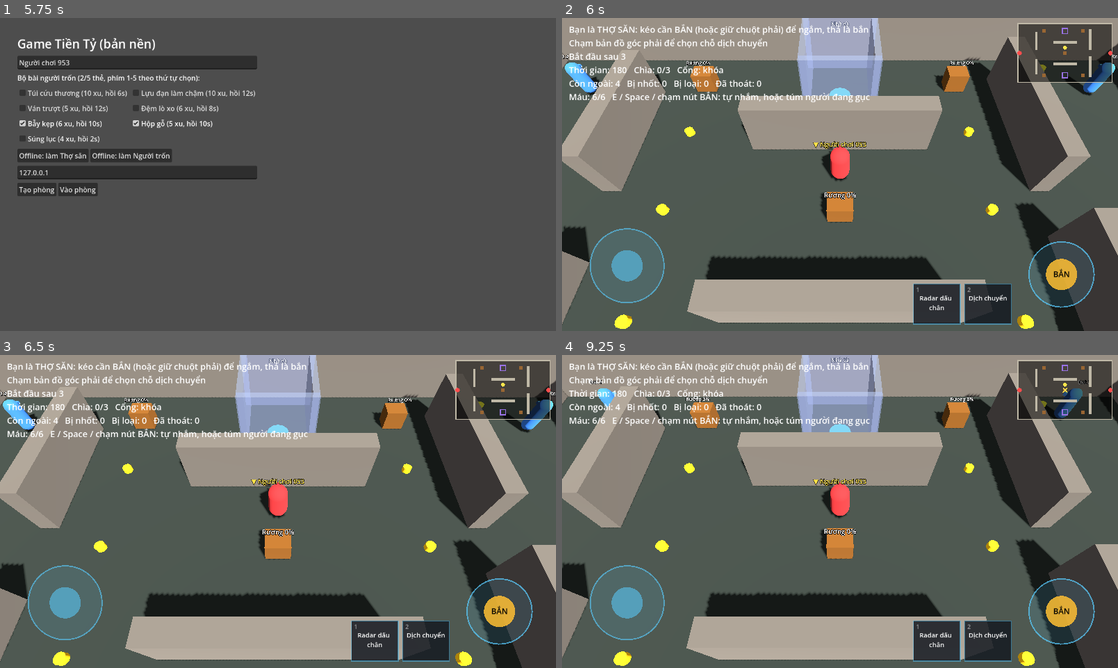
Above: before the commit, frames 1-4 (two rows, left to right).
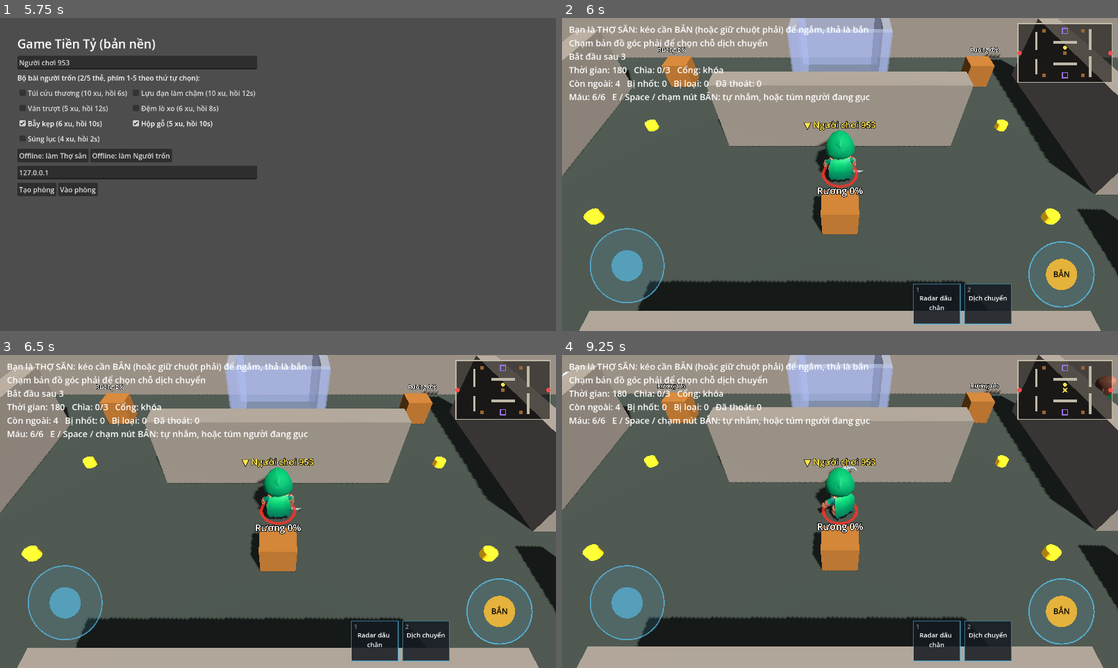
Above: after the commit, the same moments.

Repository: quanace11/gametienty
Game: Godot game, scene res://main.tscn
Two runs of this game, one before a commit and one after it. Both use one fixed random seed, a clock stepped at 60 frames per second and the inputs below.
Inputs (mouse positions are in pixels of both pictures, inside the frame that each line leads up to):
- Up to frame 1 (5.75 s): click "Túi cứu thương (10 xu, hồi 6s)" at 0.5 s; click "Lựu đạn làm chậm (10 xu, hồi …" at 1.25 s; click "Ván trượt (5 xu, hồi 12s)" at 2 s; click "Đệm lò xo (6 xu, hồi 8s)" at 2.75 s; click "Bẫy kẹp (6 xu, hồi 10s)" at 3.5 s; click "Hộp gỗ (5 xu, hồi 10s)" at 4.25 s; click "Súng lục (4 xu, hồi 2s)" at 5 s
- Up to frame 2 (6 s): click "Offline: làm Thợ săn" at 5.75 s
- Up to frame 3 (6.5 s): no input
- Up to frame 4 (9.25 s): tap Enter at 6.5, 8 s; drag from (1062, 389) to (895, 442) at 6.52 s; tap Space at 7.25, 8.75 s; drag from (728, 527) to (812, 574) at 7.27 s; move the mouse to (895, 442) at 8.02 s; hold D (move_right) 8.03-8.75 s; tap Q at 8.1 s; drag from (812, 574) to (673, 464) at 8.77 s

Frame 1 is identical in both runs. In frame 2, 43% of the frame differs, in the area x 0-100%, y 0-100%; in frame 3, 43%; in frame 4, 43%.

Commit message:
Nhân vật chibi KayKit có animation, camera gần hơn, README ghi tiến độ
- Thay khối capsule bằng 5 nhân vật chibi KayKit Adventurers (CC0): thợ săn
  là Rogue trùm đầu cầm nỏ (vòng đỏ dưới chân), người trốn là Knight / Mage /
  Rogue / Barbarian. Đã cắt còn 11 animation, mỗi file ~0.8 MB, dưới 5k tam
  giác. Server headless không dựng model.
- Animation chọn trên từng máy theo trạng thái và tốc độ (đứng, chạy, gục,
  ngồi tù, bay, bắn, bị trúng, ném), không gửi thêm gì qua mạng.
- Camera gần và nghiêng hơn để thấy rõ nhân vật.
- README: mục Tiến độ (đã làm, còn lại theo thứ tự) và bảng nguồn asset.

Co-Authored-By: Claude Opus 5.5 (1M context) <noreply@anthropic.com>
Claude-Session: https://claude.ai/code/session_01PZHPhokRVwCGpRS8Jn3sKo

Diff:
--- a/Player/follow_camera.gd
+++ b/Player/follow_camera.gd
@@ -3,7 +3,7 @@
 ## Không xoay theo nhân vật (top_level). Muốn camera xoay thì trả góc qua
 ## LocalInputSource.get_aim_yaw() để server tính hướng đi cho đúng.
 
-const OFFSET := Vector3(0, 11, 7)
+const OFFSET := Vector3(0, 7.5, 6.5) # gần hơn để thấy rõ nhân vật chibi
 const FOLLOW_SPEED := 8.0
 
 
--- a/Player/player_character.gd
+++ b/Player/player_character.gd
@@ -11,7 +11,9 @@
 ## Nút thẻ đạo cụ (skill_1..4) do Core + Items xử lý, file này chỉ lo bị hất
 ## tung (server_launch) khi giẫm đệm lò xo.
 ## Mọi quyết định đúng/sai nằm ở GameState; file này chỉ chọn điểm ngắm và vị trí.
-## Hình dạng tạm là khối capsule; thay bằng model + AnimationTree sau.
+## Hình: nhân vật chibi KayKit Adventurers (CC0, Player/models/), thợ săn là
+## Rogue trùm đầu cầm nỏ, người trốn là Knight / Mage / Rogue / Barbarian.
+## Animation chọn trên mọi máy theo trạng thái + tốc độ, không gửi qua mạng.
 
 const HUNTER_SPEED := 4.8 # m/s
 const ESCAPEE_SPEED := 4.2
@@ -30,14 +32,24 @@
 const AIM_MIN := 0.2 # độ dài hướng ngắm tối thiểu để bắn theo tay, ngắn hơn thì tự nhắm
 const BEAM_HEIGHT := 1.1 # ngang nòng súng (GameState.SHOT_HEIGHT), để raycast luồng ngắm
 
-const HUNTER_COLOR := Color(0.9, 0.25, 0.25)
-const ESCAPEE_COLOR := Color(0.3, 0.6, 1.0)
-const OUT_COLOR := Color(0.45, 0.45, 0.45)
+const HUNTER_MODEL := "res://Player/models/rogue_hooded.glb"
+const ESCAPEE_MODELS := [
+	"res://Player/models/knight.glb", "res://Player/models/mage.glb",
+	"res://Player/models/rogue.glb", "res://Player/models/barbarian.glb",
+]
+const HUNTER_PROP := "1H_Crossbow" # đồ cầm tay duy nhất được giữ lại (nỏ của thợ săn)
+const MODEL_SCALE := 0.72 # model KayKit cao ~2.4 m, thu về ~1.75 m
+const LOOP_ANIMS := ["Idle", "Running_A", "Lie_Idle", "Sit_Floor_Idle", "Jump_Idle"]
+const RUN_SPEED_MIN := 0.6 # m/s, chậm hơn thì đứng yên
+const BLEND := 0.15
 
 var _target_pos := Vector3.ZERO
 var _target_yaw := 0.0
-var _body_mesh: MeshInstance3D
-var _material: StandardMaterial3D
+var _anim: AnimationPlayer
+var _anim_name := ""
+var _oneshot_left := 0.0 # đang phát anim một lần (bắn, bị trúng, ném)
+var _last_pos := Vector3.ZERO
+var _speed := 0.0 # m/s trên mặt sàn, đo từ vị trí (client không có velocity thật)
 var _air_velocity := Vector3.ZERO # chỉ server: đang bay vì đệm lò xo
 var _flying := false
 
@@ -50,6 +62,7 @@
 static var _rifle_mesh: SphereMesh
 static var _bullet_mesh: SphereMesh
 static var _beam_box: BoxMesh
+static var _hunter_ring: TorusMesh
 
 
 func setup(id: int, p_role: GameTypes.Role, p_name: String, pos: Vector3, local: bool) -> void:
@@ -63,7 +76,9 @@
 	EventBus.shot_fired.connect(_on_shot_fired)
 	if local:
 		add_child(load("res://Player/follow_camera.gd").new())
-	set_process(local and is_hunter()) # chỉ để vẽ luồng ngắm
+	EventBus.item_used.connect(_on_item_used)
+	_last_pos = global_position if is_inside_tree() else pos
+	set_process(_anim != null or (local and is_hunter())) # animation, luồng ngắm
 
 
 func _build_body() -> void:
@@ -75,25 +90,8 @@
 	shape.position.y = HEIGHT / 2.0 # gốc nhân vật ở dưới chân
 	add_child(shape)
 
-	_material = StandardMaterial3D.new()
-	_material.albedo_color = HUNTER_COLOR if is_hunter() else ESCAPEE_COLOR
-	var mesh := CapsuleMesh.new()
-	mesh.radius = _radius()
-	mesh.height = HEIGHT
-	mesh.material = _material
-	_body_mesh = MeshInstance3D.new()
-	_body_mesh.mesh = mesh
-	_body_mesh.position.y = HEIGHT / 2.0
-	add_child(_body_mesh)
-
-	# Mũi nhỏ phía trước để thấy hướng nhìn.
-	var nose := MeshInstance3D.new()
-	var nose_mesh := BoxMesh.new()
-	nose_mesh.size = Vector3(0.15, 0.15, 0.3)
-	nose_mesh.material = _material
-	nose.mesh = nose_mesh
-	nose.position = Vector3(0, HEIGHT * 0.25, -_radius())
-	_body_mesh.add_child(nose)
+	if DisplayServer.get_name() != "headless": # server riêng không cần hình
+		_build_model()
 
 	var label := Label3D.new()
 	label.text = ("▼ " if is_local else "") + display_name
@@ -102,6 +100,88 @@
 	label.font_size = 48
 	label.modulate = Color(1, 0.9, 0.3) if is_local else Color.WHITE
 	add_child(label)
+
+
+func _build_model() -> void:
+	var path: String = HUNTER_MODEL if is_hunter() else ESCAPEE_MODELS[absi(peer_id) % ESCAPEE_MODELS.size()]
+	var model: Node3D = (load(path) as PackedScene).instantiate()
+	model.scale = Vector3.ONE * MODEL_SCALE * (1.1 if is_hunter() else 1.0)
+	model.rotation.y = PI # model nhìn về +Z, nhân vật nhìn về -Z
+	add_child(model)
+	for node in model.find_children("*", "MeshInstance3D", true, false):
+		var mi := node as MeshInstance3D
+		# Vũ khí gắn ở tay (handslot_l/r): ẩn hết, trừ nỏ của thợ săn.
+		if mi.get_parent().name.begins_with("handslot") and not (is_hunter() and mi.name == HUNTER_PROP):
+			mi.visible = false
+	if is_hunter(): # vòng đỏ dưới chân để nhận ra thợ săn từ xa
+		if _hunter_ring == null:
+			var m := StandardMaterial3D.new()
+			m.albedo_color = Color(1, 0.2, 0.15, 0.8)
+			m.transparency = BaseMaterial3D.TRANSPARENCY_ALPHA
+			m.shading_mode = BaseMaterial3D.SHADING_MODE_UNSHADED
+			_hunter_ring = TorusMesh.new()
+			_hunter_ring.inner_radius = 0.5
+			_hunter_ring.outer_radius = 0.6
+			_hunter_ring.rings = 24
+			_hunter_ring.ring_segments = 4
+			_hunter_ring.material = m
+		var ring := MeshInstance3D.new()
+		ring.mesh = _hunter_ring
+		ring.scale = Vector3(1, 0.1, 1)
+		ring.position.y = 0.05
+		ring.cast_shadow = GeometryInstance3D.SHADOW_CASTING_SETTING_OFF
+		add_child(ring)
+	var players := model.find_children("*", "AnimationPlayer", true, false)
+	if players.is_empty():
+		return
+	_anim = players[0] as AnimationPlayer
+	for anim_name: String in LOOP_ANIMS:
+		if _anim.has_animation(anim_name):
+			_anim.get_animation(anim_name).loop_mode = Animation.LOOP_LINEAR
+	_play("Idle")
+
+
+func _play(anim_name: String, speed := 1.0) -> void:
+	if _anim == null or not _anim.has_animation(anim_name):
+		return
+	_anim.speed_scale = speed
+	if anim_name != _anim_name:
+		_anim_name = anim_name
+		_anim.play(anim_name, BLEND)
+
+
+## Phát anim một lần (bắn, bị trúng, ném) rồi quay lại anim theo trạng thái.
+func _play_once(anim_name: String, seconds: float) -> void:
+	if _anim == null or not _anim.has_animation(anim_name):
+		return
+	_oneshot_left = seconds
+	_anim_name = ""
+	_play(anim_name)
+
+
+## Mọi máy: chọn anim theo trạng thái và tốc độ đo được.
+func _update_anim(delta: float) -> void:
+	var flat := global_position - _last_pos
+	flat.y = 0.0
+	_last_pos = global_position
+	if delta > 0.0:
+		_speed = lerpf(_speed, flat.length() / delta, minf(1.0, delta * 10.0))
+	if _oneshot_left > 0.0:
+		_oneshot_left -= delta
+		return
+	match state:
+		GameTypes.PlayerState.DOWNED, GameTypes.PlayerState.CARRIED:
+			_play("Lie_Idle")
+			return
+		GameTypes.PlayerState.IMPRISONED:
+			_play("Sit_Floor_Idle")
+			return
+	if _flying or global_position.y > 0.4:
+		_play("Jump_Idle")
+	elif _speed > RUN_SPEED_MIN:
+		_play("Running_A", clampf(_speed / ESCAPEE_SPEED, 0.6, 1.6))
+	else:
+		_play("Idle")
 
 
 func server_move(input: InputSource, delta: float) -> void:
@@ -197,7 +277,11 @@
 
 ## Máy người chơi (thợ săn): đang kéo cần ngắm thì hiện luồng xanh từ chân tới
 ## hết tầm, dừng ở tường. Một raycast mỗi frame, chỉ lúc đang ngắm.
-func _process(_delta: float) -> void:
+func _process(delta: float) -> void:
+	if _anim:
+		_update_anim(delta)
+	if not (is_local and is_hunter()):
+		return
 	var dir := Vector2.ZERO
 	if aim_input is LocalInputSource and GameTypes.is_active(state):
 		dir = (aim_input as LocalInputSource).aiming_direction().rotated(-aim_input.get_aim_yaw())
@@ -307,27 +391,22 @@
 
 func _on_state_changed(new_state: GameTypes.PlayerState) -> void:
 	visible = new_state != GameTypes.PlayerState.ESCAPED and new_state != GameTypes.PlayerState.ELIMINATED
-	var lying := new_state == GameTypes.PlayerState.DOWNED or new_state == GameTypes.PlayerState.CARRIED
-	_body_mesh.rotation.x = -PI / 2.0 if lying else 0.0
-	_body_mesh.position.y = _radius() if lying else HEIGHT / 2.0
-	_material.albedo_color = OUT_COLOR if new_state == GameTypes.PlayerState.IMPRISONED else _base_color()
+	_oneshot_left = 0.0 # đổi trạng thái (gục, bị nhốt...) thì bỏ anim đang phát dở
 
 
 func _on_hit(id: int, _attacker_id: int, _hp_left: int) -> void:
-	if id != peer_id:
-		return
-	_material.albedo_color = Color.WHITE
-	get_tree().create_timer(0.15).timeout.connect(func() -> void:
-		if is_instance_valid(self) and state != GameTypes.PlayerState.IMPRISONED:
-			_material.albedo_color = _base_color())
+	if id == peer_id and state == GameTypes.PlayerState.IDLE:
+		_play_once("Hit_A", 0.4)
 
 
 func _on_attacked(attacker_id: int) -> void:
-	if attacker_id != peer_id:
-		return
-	var tween := create_tween()
-	tween.tween_property(_body_mesh, "scale", Vector3(1.25, 1.0, 1.25), 0.08)
-	tween.tween_property(_body_mesh, "scale", Vector3.ONE, 0.12)
+	if attacker_id == peer_id:
+		_play_once("1H_Ranged_Shoot", 0.45)
+
+
+func _on_item_used(id: int, _type: GameTypes.ItemType, _target_id: int, _target_pos: Vector3) -> void:
+	if id == peer_id and state == GameTypes.PlayerState.IDLE:
+		_play_once("Throw", 0.5)
 
 
 ## Vẽ đạn của chính nhân vật này: viên đạn bay thẳng từ nòng tới điểm cuối
@@ -366,9 +445,5 @@
 	return mesh
 
 
-func _base_color() -> Color:
-	return HUNTER_COLOR if is_hunter() else ESCAPEE_COLOR
-
-
 func _radius() -> float:
 	return HUNTER_RADIUS if is_hunter() else ESCAPEE_RADIUS
Not shown, added: Player/models/LICENSE_KayKit.txt
Binary file added: Player/models/barbarian.glb
Binary file added: Player/models/barbarian_barbarian_texture.png
Binary file added: Player/models/knight.glb
Binary file added: Player/models/knight_knight_texture.png
Binary file added: Player/models/mage.glb
Binary file added: Player/models/mage_mage_texture.png
Binary file added: Player/models/rogue.glb
Binary file added: Player/models/rogue_hooded.glb
Binary file added: Player/models/rogue_hooded_rogue_texture.png
Binary file added: Player/models/rogue_rogue_texture.png
Binary file changed: docs/screenshot.png
(and 1 more such lines)
